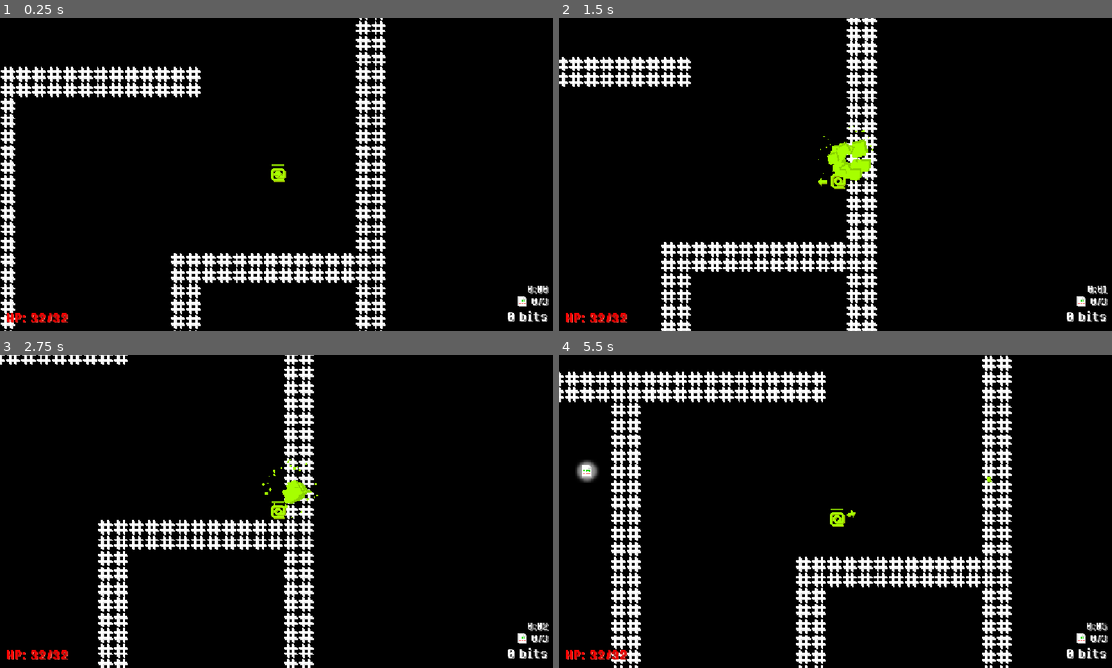
Above: before the commit, frames 1-4 (two rows, left to right).
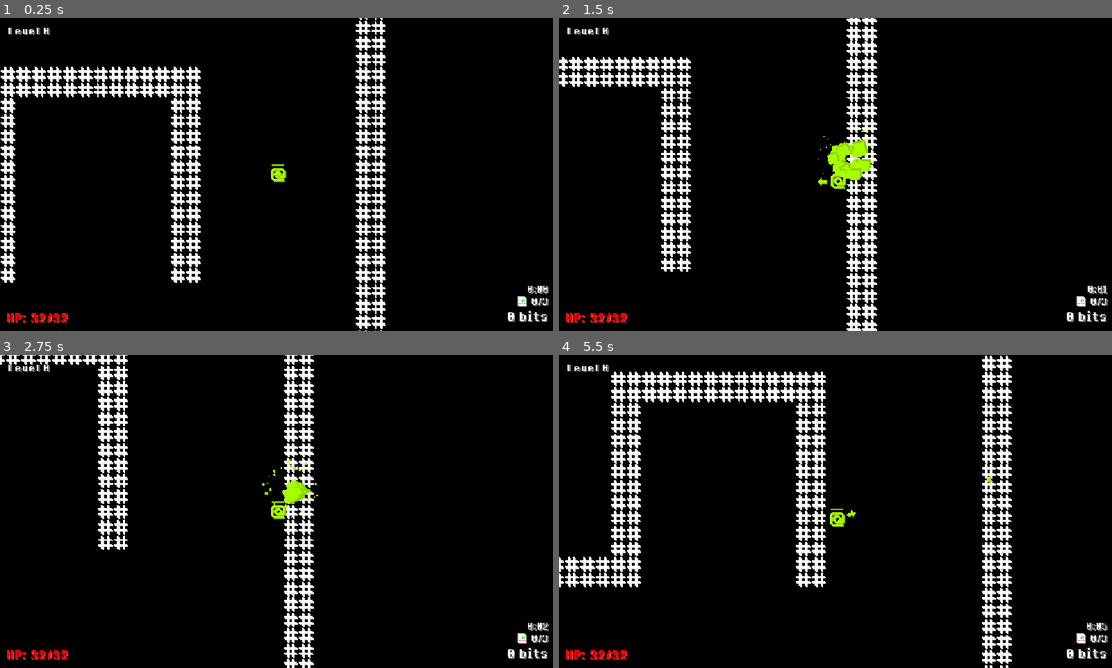
Above: after the commit, the same moments.

Repository: JLi69/codepatch
Game: Godot game, scene res://scenes/main.tscn
The game is run twice, just before and just after one commit, with the same random seed, the same clock (stepped at 60 frames per second) and the same inputs.
Inputs (mouse positions are in pixels of both pictures, inside the frame that each line leads up to):
- Up to frame 1 (0.25 s): no input
- Up to frame 2 (1.5 s): tap Enter at 0.5 s; move the mouse to (957, 158) at 0.52 s; press the mouse at (957, 158) at 0.53 s; hold Right (right) 0.53-1.28 s; move the mouse to (724, 190) at 1.27 s; release the mouse at (724, 190) at 1.28 s; hold Down (down) from 1.28 s (still down); click (724, 190) at 1.35 s
- Up to frame 3 (2.75 s): move the mouse to (331, 442) at 2.02 s; release Down (down) at 2.03 s; press the mouse at (331, 442) at 2.03 s; hold Right (right) from 2.03 s (still down)
- Up to frame 4 (5.5 s): move the mouse to (807, 574) at 2.77 s; release Right (right) at 2.78 s; release the mouse at (807, 574) at 2.78 s; hold Up (up) 2.78-3.53 s; click (807, 574) at 2.85 s; move the mouse to (1001, 558) at 3.52 s; press the mouse at (1001, 558) at 3.53 s; hold Left (left) 3.53-5.03 s; move the mouse to (669, 464) at 4.27 s; release the mouse at (669, 464) at 4.28 s; click (669, 464) at 4.35 s; move the mouse to (863, 511) at 5.02 s; press the mouse at (863, 511) at 5.03 s; hold Down (down) from 5.03 s (still down)

The runs differ from the first frame. In frame 1, 3.7% of the frame differs, in the area x 0-65%, y 3-100%; in frame 2, 3.5%; in frame 3, 4.1%; in frame 4, 5.7%, in the area x 0-77%, y 3-100%.

Commit message:
Started work on the store - TODO: add upgrades.

Diff:
--- a/scenes/hud.tscn
+++ b/scenes/hud.tscn
@@ -5,6 +5,7 @@
 [ext_resource type="FontFile" uid="uid://b3j21gnxq1jn1" path="res://assets/fonts/8BitOperator/8bitOperatorPlus8-Bold.ttf" id="3_5ysmq"]
 [ext_resource type="Texture2D" uid="uid://6wiq7tlmlqa0" path="res://assets/patch_file.png" id="3_6fi6k"]
 [ext_resource type="FontFile" uid="uid://b83lr4reqbm0y" path="res://assets/fonts/8BitOperator/8bitOperatorPlus8-Regular.ttf" id="5_uo2fv"]
+[ext_resource type="PackedScene" uid="uid://deigq21w7yvwe" path="res://scenes/store.tscn" id="6_047uy"]
 
 [node name="HUD" type="Control" unique_id=388640673]
 process_mode = 3
@@ -85,6 +86,47 @@
 theme_override_font_sizes/font_size = 18
 text = "0:00"
 horizontal_alignment = 2
+
+[node name="Survive" type="Label" parent="." unique_id=977598565]
+layout_mode = 1
+anchors_preset = 5
+anchor_left = 0.5
+anchor_right = 0.5
+offset_left = -134.5
+offset_top = 24.0
+offset_right = 134.5
+offset_bottom = 75.0
+grow_horizontal = 2
+theme_override_colors/font_color = Color(1, 0, 0, 1)
+theme_override_colors/font_shadow_color = Color(0.9999897, 0.36780956, 0.30016372, 1)
+theme_override_colors/font_outline_color = Color(0.552962, 1.3596937e-06, 4.813075e-07, 1)
+theme_override_constants/shadow_offset_x = 4
+theme_override_constants/shadow_offset_y = 4
+theme_override_constants/outline_size = 8
+theme_override_fonts/font = ExtResource("2_oo0fn")
+theme_override_font_sizes/font_size = 36
+text = "Survive! 00s"
+horizontal_alignment = 1
+
+[node name="Level" type="Label" parent="." unique_id=583645833]
+layout_mode = 0
+offset_left = 16.0
+offset_top = 11.0
+offset_right = 333.0
+offset_bottom = 72.0
+theme_override_colors/font_shadow_color = Color(0.6296744, 0.6296749, 0.62967455, 1)
+theme_override_colors/font_outline_color = Color(0, 0, 0, 1)
+theme_override_constants/shadow_offset_x = 2
+theme_override_constants/shadow_offset_y = 2
+theme_override_constants/outline_size = 4
+theme_override_fonts/font = ExtResource("2_oo0fn")
+theme_override_font_sizes/font_size = 20
+text = "Level 0
+\"LEVEL NAME\""
+
+[node name="Store" parent="." unique_id=47999927 instance=ExtResource("6_047uy")]
+visible = false
+layout_mode = 1
 
 [node name="GameOver" type="ColorRect" parent="." unique_id=1640683997]
 visible = false
@@ -117,27 +159,6 @@
 horizontal_alignment = 1
 vertical_alignment = 1
 
-[node name="Survive" type="Label" parent="." unique_id=977598565]
-layout_mode = 1
-anchors_preset = 5
-anchor_left = 0.5
-anchor_right = 0.5
-offset_left = -134.5
-offset_top = 24.0
-offset_right = 134.5
-offset_bottom = 75.0
-grow_horizontal = 2
-theme_override_colors/font_color = Color(1, 0, 0, 1)
-theme_override_colors/font_shadow_color = Color(0.9999897, 0.36780956, 0.30016372, 1)
-theme_override_colors/font_outline_color = Color(0.552962, 1.3596937e-06, 4.813075e-07, 1)
-theme_override_constants/shadow_offset_x = 4
-theme_override_constants/shadow_offset_y = 4
-theme_override_constants/outline_size = 8
-theme_override_fonts/font = ExtResource("2_oo0fn")
-theme_override_font_sizes/font_size = 36
-text = "Survive! 00s"
-horizontal_alignment = 1
-
 [node name="Pause" type="ColorRect" parent="." unique_id=287500937]
 visible = false
 layout_mode = 0
--- a/scenes/level.tscn
+++ b/scenes/level.tscn
@@ -30,3 +30,5 @@
 tile_set = SubResource("TileSet_w8frs")
 
 [node name="PlayerSpawn" type="Node2D" parent="." unique_id=2105399267]
+
+[node name="Enemies" type="Node2D" parent="." unique_id=497710911]
--- a/scenes/main.tscn
+++ b/scenes/main.tscn
@@ -7,8 +7,7 @@
 
 [node name="Main" type="Node2D" unique_id=1303435590]
 script = ExtResource("1_sugp2")
-
-[node name="Level" parent="." unique_id=862313325 instance=ExtResource("1_o5qli")]
+level_scene = ExtResource("1_o5qli")
 
 [node name="Player" parent="." unique_id=694122342 instance=ExtResource("2_0wfyh")]
 
--- /dev/null
+++ b/scenes/store.tscn
@@ -0,0 +1,176 @@
+[gd_scene format=3 uid="uid://deigq21w7yvwe"]
+
+[ext_resource type="Script" uid="uid://cqkseo2i0fc25" path="res://scripts/store.gd" id="1_atuvt"]
+[ext_resource type="FontFile" uid="uid://rshi05d6a6ra" path="res://assets/fonts/8BitOperator/8bitOperatorPlus-Bold.ttf" id="1_jmp1n"]
+[ext_resource type="FontFile" uid="uid://b83lr4reqbm0y" path="res://assets/fonts/8BitOperator/8bitOperatorPlus8-Regular.ttf" id="3_codmc"]
+
+[node name="Store" type="Control" unique_id=47999927]
+layout_mode = 3
+anchors_preset = 15
+anchor_right = 1.0
+anchor_bottom = 1.0
+grow_horizontal = 2
+grow_vertical = 2
+script = ExtResource("1_atuvt")
+metadata/_edit_lock_ = true
+
+[node name="Title" type="Label" parent="." unique_id=15424152]
+layout_mode = 1
+anchors_preset = 5
+anchor_left = 0.5
+anchor_right = 0.5
+offset_left = -158.5
+offset_top = 24.0
+offset_right = 158.5
+offset_bottom = 95.0
+grow_horizontal = 2
+theme_override_colors/font_color = Color(0, 1, 0, 1)
+theme_override_colors/font_shadow_color = Color(7.099286e-07, 0.39123017, 0, 1)
+theme_override_colors/font_outline_color = Color(0, 0.65882355, 0, 1)
+theme_override_constants/shadow_offset_x = 4
+theme_override_constants/shadow_offset_y = 4
+theme_override_constants/outline_size = 6
+theme_override_fonts/font = ExtResource("1_jmp1n")
+theme_override_font_sizes/font_size = 50
+text = "$TORE.NET"
+horizontal_alignment = 1
+
+[node name="Buttons" type="VBoxContainer" parent="." unique_id=1724208610]
+layout_mode = 1
+anchors_preset = 8
+anchor_left = 0.5
+anchor_top = 0.5
+anchor_right = 0.5
+anchor_bottom = 0.5
+offset_left = -251.0
+offset_top = -218.0
+offset_right = 251.0
+offset_bottom = 124.0
+grow_horizontal = 2
+grow_vertical = 2
+theme_override_constants/separation = 12
+
+[node name="Upgrade1" type="Button" parent="Buttons" unique_id=435661026]
+custom_minimum_size = Vector2(0, 48)
+layout_mode = 2
+theme_override_colors/font_color = Color(0, 0.5545257, 9.62615e-07, 1)
+theme_override_colors/font_focus_color = Color(0, 1, 0, 1)
+theme_override_colors/font_pressed_color = Color(0, 1, 0, 1)
+theme_override_colors/font_hover_color = Color(0, 1, 0, 1)
+theme_override_colors/font_hover_pressed_color = Color(0, 1, 0, 1)
+theme_override_colors/font_disabled_color = Color(0, 0.2175481, 1.2032687e-07, 1)
+theme_override_fonts/font = ExtResource("3_codmc")
+theme_override_font_sizes/font_size = 25
+text = "UPGRADE1"
+
+[node name="Upgrade2" type="Button" parent="Buttons" unique_id=809246005]
+custom_minimum_size = Vector2(0, 48)
+layout_mode = 2
+theme_override_colors/font_color = Color(0, 0.5545257, 9.62615e-07, 1)
+theme_override_colors/font_focus_color = Color(0, 1, 0, 1)
+theme_override_colors/font_pressed_color = Color(0, 1, 0, 1)
+theme_override_colors/font_hover_color = Color(0, 1, 0, 1)
+theme_override_colors/font_hover_pressed_color = Color(0, 1, 0, 1)
+theme_override_colors/font_disabled_color = Color(0, 0.2175481, 1.2032687e-07, 1)
+theme_override_fonts/font = ExtResource("3_codmc")
+theme_override_font_sizes/font_size = 25
+text = "UPGRADE2"
+
+[node name="Upgrade3" type="Button" parent="Buttons" unique_id=1692492492]
+custom_minimum_size = Vector2(0, 48)
+layout_mode = 2
+theme_override_colors/font_color = Color(0, 0.5545257, 9.62615e-07, 1)
+theme_override_colors/font_focus_color = Color(0, 1, 0, 1)
+theme_override_colors/font_pressed_color = Color(0, 1, 0, 1)
+theme_override_colors/font_hover_color = Color(0, 1, 0, 1)
+theme_override_colors/font_hover_pressed_color = Color(0, 1, 0, 1)
+theme_override_colors/font_disabled_color = Color(0, 0.2175481, 1.2032687e-07, 1)
+theme_override_fonts/font = ExtResource("3_codmc")
+theme_override_font_sizes/font_size = 25
+text = "UPGRADE3"
+
+[node name="BuyHeal" type="Button" parent="Buttons" unique_id=1398076769]
+custom_minimum_size = Vector2(0, 48)
+layout_mode = 2
+theme_override_colors/font_color = Color(0, 0.5545257, 9.62615e-07, 1)
+theme_override_colors/font_focus_color = Color(0, 1, 0, 1)
+theme_override_colors/font_pressed_color = Color(0, 1, 0, 1)
+theme_override_colors/font_hover_color = Color(0, 1, 0, 1)
+theme_override_colors/font_hover_pressed_color = Color(0, 1, 0, 1)
+theme_override_colors/font_disabled_color = Color(0, 0.2175481, 1.2032687e-07, 1)
+theme_override_fonts/font = ExtResource("3_codmc")
+theme_override_font_sizes/font_size = 32
+text = "HEAL 16HP (256 bits)"
+
+[node name="Panel" type="Panel" parent="Buttons" unique_id=607025496]
+modulate = Color(1, 1, 1, 0)
+custom_minimum_size = Vector2(0, 16)
+layout_mode = 2
+
+[node name="Reroll" type="Button" parent="Buttons" unique_id=1869877171]
+custom_minimum_size = Vector2(0, 48)
+layout_mode = 2
+theme_override_colors/font_color = Color(0, 0.5545257, 9.62615e-07, 1)
+theme_override_colors/font_focus_color = Color(0, 1, 0, 1)
+theme_override_colors/font_pressed_color = Color(0, 1, 0, 1)
+theme_override_colors/font_hover_color = Color(0, 1, 0, 1)
+theme_override_colors/font_hover_pressed_color = Color(0, 1, 0, 1)
+theme_override_colors/font_disabled_color = Color(0, 0.2175481, 1.2032687e-07, 1)
+theme_override_fonts/font = ExtResource("3_codmc")
+theme_override_font_sizes/font_size = 32
+text = "REROLL (512 bits)"
+
+[node name="Stats" type="Label" parent="." unique_id=730375299]
+layout_mode = 0
+offset_left = 845.0
+offset_top = 109.0
+offset_right = 1131.0
+offset_bottom = 410.0
+theme_override_colors/font_color = Color(0, 1, 0, 1)
+theme_override_fonts/font = ExtResource("3_codmc")
+theme_override_font_sizes/font_size = 24
+text = "<STATS>"
+
+[node name="NextLevel" type="Button" parent="." unique_id=2116833609]
+custom_minimum_size = Vector2(0, 48)
+layout_mode = 1
+anchors_preset = 7
+anchor_left = 0.5
+anchor_top = 1.0
+anchor_right = 0.5
+anchor_bottom = 1.0
+offset_left = -183.0
+offset_top = -178.0
+offset_right = 183.0
+offset_bottom = -80.0
+grow_horizontal = 2
+grow_vertical = 0
+theme_override_colors/font_color = Color(0, 0.45882353, 0, 1)
+theme_override_colors/font_focus_color = Color(0, 1, 0, 1)
+theme_override_colors/font_pressed_color = Color(0, 1, 0, 1)
+theme_override_colors/font_hover_color = Color(0, 1, 0, 1)
+theme_override_colors/font_hover_pressed_color = Color(0, 1, 0, 1)
+theme_override_fonts/font = ExtResource("3_codmc")
+theme_override_font_sizes/font_size = 28
+text = "> NEXT LEVEL
+\"LEVEL THEME\"
+(+4 MAX HP, HEAL 16HP)"
+
+[node name="WinMsg" type="Label" parent="." unique_id=1802593614]
+layout_mode = 0
+offset_left = 21.0
+offset_top = 109.0
+offset_right = 307.0
+offset_bottom = 305.0
+theme_override_colors/font_color = Color(0, 1, 0, 1)
+theme_override_fonts/font = ExtResource("3_codmc")
+theme_override_font_sizes/font_size = 22
+text = "Congrats on finishing level 7! I guess that means you technically win?
+
+You can keep playing and see how far you can get.
+
+Good luck!"
+autowrap_mode = 2
+
+[connection signal="pressed" from="Buttons/BuyHeal" to="." method="_on_buy_heal_pressed"]
+[connection signal="pressed" from="NextLevel" to="." method="_on_next_level_pressed"]
--- a/scripts/hud.gd
+++ b/scripts/hud.gd
@@ -56,7 +56,16 @@
 		elif $/root/Main/Player.health > 0:
 			hide_game_over()
 
+func set_level(level_num: int, level_theme: String) -> void:
+	if level_theme.is_empty():
+		$Level.text = "Level %d" % level_num
+	else:
+		$Level.text = "Level %d\n\"%s\"" % [ level_num, level_theme ]
+
 func _on_return_pressed() -> void:
 	$Pause.hide()
 	get_tree().paused = false
 	Input.mouse_mode = Input.MOUSE_MODE_CONFINED
+
+func activate_store() -> void:
+	$Store.activate()
--- a/scripts/level.gd
+++ b/scripts/level.gd
@@ -12,6 +12,7 @@
 var corruption_count: int = 0
 var survive_timer: float = 60.0
 var run_survive_timer: bool = false
+var theme: String = ""
 @export var explosion_scene: PackedScene
 @export var patch_file_scene: PackedScene
 
@@ -66,7 +67,7 @@
 
 	var enemy = enemy_scenes[id].instantiate()
 	enemy.global_position = Vector2(tile_pos * tile_sz) + tile_sz / 2.0
-	add_child(enemy)
+	$Enemies.add_child(enemy)
 	return true
 
 func _ready() -> void:
@@ -76,6 +77,7 @@
 	$PlayerSpawn.global_position.x = (float(spawn_room.x) * ROOM_SIZE + ROOM_SIZE / 2.0) * tile_sz.x
 	$PlayerSpawn.global_position.y = (float(spawn_room.y) * ROOM_SIZE + ROOM_SIZE / 2.0) * tile_sz.y
 	generate_level(size, size)
+	print("Generated a %d x %d maze." % [ size, size ])
 	if player:
 		player.global_position = $PlayerSpawn.global_position
 		var camera: Camera2D = $/root/Main/Player/Camera2D
@@ -91,7 +93,7 @@
 	var patch_rooms: Array = []
 	for i in range(3):
 		var index: int = randi() % len(rooms)
-		while index in patch_rooms:
+		while rooms[index] in patch_rooms:
 			index += 1
 			index %= len(rooms)
 		patch_rooms.push_back(rooms[index])
@@ -264,8 +266,26 @@
 		add_child(explosion)
 
 func _process(delta: float) -> void:
+	if survive_timer <= -0.5 and player.health > 0:
+		modulate.r -= delta
+		modulate.g = modulate.r
+		modulate.b = modulate.r
+		player.modulate = modulate
+		if modulate.r <= 0.0:
+			if level_num % 8 == 7:
+				player.add_score(1024)
+			player.hide()
+			var hud: HUD = $/root/Main/UI/HUD
+			hud.activate_store()
+			queue_free()
+		return
+
 	if player.health > 0 and run_survive_timer:
 		survive_timer -= delta
+		if survive_timer <= 0.0:
+			player.can_move = false
+			if get_node_or_null("Enemies"):
+				$Enemies.process_mode = Node.PROCESS_MODE_DISABLED
 
 	# Spawn enemies
 	if player.health > 0:
--- a/scripts/main.gd
+++ b/scripts/main.gd
@@ -1,12 +1,26 @@
 extends Node2D
+
+class_name Main
 
 @onready var camera: Camera2D = $/root/Main/Player/Camera2D
 @onready var player: Player = $/root/Main/Player
 var time: float = 0.0
+var current_level: int = 0
+@export var level_scene: PackedScene
+
+const LEVEL_THEMES: Array[String] = [
+	"VIRUS",
+	"SEGFAULT",
+	"MEMORY LEAK",
+	"OFF-BY-1",
+	"SECURITY BREACH",
+	"C0RRUPT3D",
+]
 
 func _ready() -> void:
 	RenderingServer.set_default_clear_color(Color.BLACK)
 	Input.mouse_mode = Input.MOUSE_MODE_CONFINED
+	load_level()
 
 func get_hud() -> HUD:
 	return $UI/HUD
@@ -18,4 +32,14 @@
 		time += delta
 		$UI/HUD.set_time(time)
 		var level: Level = get_node_or_null("Level")
-		$UI/HUD.set_survive_timer(level.survive_timer, level.run_survive_timer)
+		if level:
+			$UI/HUD.set_survive_timer(level.survive_timer, level.run_survive_timer)
+			$UI/HUD.set_level(current_level, level.theme)
+		else:
+			$UI/HUD.set_survive_timer(0.0, false)
+
+func load_level(level_theme: String = "") -> void:
+	var level: Level = level_scene.instantiate()
+	level.level_num = current_level
+	level.theme = level_theme
+	add_child(level)
--- a/scripts/player.gd
+++ b/scripts/player.gd
@@ -2,20 +2,35 @@
 
 class_name Player
 
+# Default stats
+const DEFAULT_SPEED: float = 96.0
+const DEFAULT_MAX_HEALTH: int = 32
+const DEFAULT_SHOOT_COOLDOWN: float = 0.5
+
 # Stats that can be upgraded
-const DEFAULT_SPEED: float = 96.0
 var speed: float = DEFAULT_SPEED
-var max_health: int = 32
-var shoot_cooldown: float = 0.5
+var max_health: int = DEFAULT_MAX_HEALTH
+var shoot_cooldown: float = DEFAULT_SHOOT_COOLDOWN
+var bullet_count: int = 1
+var bullet_damage: int = 1
+var score_multiplier: float = 1.0
+# In radians
+var bullet_spread: float = deg_to_rad(60.0)
 
 var health: int = max_health
 var score: int = 0
 var patch_files: int = 0
+var can_move: bool = true
 
 @export var explosion_scene: PackedScene
 @onready var hud: HUD = $/root/Main.get_hud()
 
 func _process(_delta: float) -> void:
+	hud.set_hp(health, max_health)
+	hud.set_score(score)
+	hud.set_patch_files(patch_files)
+	$Healthbar.update_bar(health, max_health)
+
 	if !visible:
 		velocity = Vector2.ZERO
 		return
@@ -41,11 +56,6 @@
 					health = 0
 					break
 
-	hud.set_hp(health, max_health)
-	hud.set_score(score)
-	hud.set_patch_files(patch_files)
-	$Healthbar.update_bar(health, max_health)
-
 	velocity = Vector2.ZERO
 
 	# Movement
@@ -59,10 +69,13 @@
 	if Input.is_action_pressed("right"):
 		velocity.x += 1.0
 
+	if !can_move:
+		velocity = Vector2.ZERO
+
 	velocity = velocity.normalized() * speed
 
 func add_score(amt: int) -> void:
-	score += amt
+	score += ceili(amt * score_multiplier)
 
 func _physics_process(_delta: float) -> void:
 	move_and_slide()
@@ -74,6 +87,9 @@
 		floori(global_position.y / level.tile_sz.y)
 	)
 
+func heal(amt: int) -> void:
+	health = min(max_health, health + amt)
+
 func _on_bullet_hitbox_area_entered(area: Area2D) -> void:
 	if health <= 0:
 		return
--- a/scripts/player_gun.gd
+++ b/scripts/player_gun.gd
@@ -17,7 +17,7 @@
 		scale.y = -size
 
 func _process(delta: float) -> void:
-	if player.health <= 0:
+	if player.health <= 0 or !player.can_move:
 		return
 
 	update_transform()
--- /dev/null
+++ b/scripts/store.gd
@@ -0,0 +1,70 @@
+extends Control
+
+@onready var player: Player = $/root/Main/Player
+@onready var main: Main = $/root/Main
+
+const HEAL_COST: int = 256
+const DEFAULT_REROLL_COST: int = 512
+var reroll_cost: int = 512
+var level_theme: String = ""
+
+func setup_stats() -> void:
+	$Stats.text = "<STATS>\n\n"
+	$Stats.text += "MAX HP: %d\n" % player.max_health
+	$Stats.text += "SPEED: x%.3f\n" % (player.speed / player.DEFAULT_SPEED)
+	$Stats.text += "SHOOT DELAY: %dms\n" % int(player.shoot_cooldown * 1000.0)
+	$Stats.text += "BULLET COUNT: %d\n" % player.bullet_count
+	$Stats.text += "BULLET SPREAD: %ddeg\n" % roundi(rad_to_deg(player.bullet_spread))
+	$Stats.text += "BULLET DAMAGE: %d\n" % player.bullet_damage
+	$Stats.text += "BIT MULT: x%.3f\n" % player.score_multiplier
+
+func setup_buy_heal() -> void:
+	$Buttons/BuyHeal.disabled = player.score < HEAL_COST or player.health >= player.max_health
+
+func setup_reroll() -> void:
+	$Buttons/Reroll.disabled = player.score < reroll_cost
+
+func setup_next_level() -> void:
+	$NextLevel.text = """> NEXT LEVEL
+"%s"
+(+4 MAX HP, HEAL 16 HP)
+""" % level_theme
+
+func activate() -> void:
+	show()
+	modulate = Color.BLACK
+
+	setup_stats()
+	setup_buy_heal()
+	setup_reroll()
+	level_theme = Main.LEVEL_THEMES[randi() % len(Main.LEVEL_THEMES)]
+	setup_next_level()
+
+	if main.current_level == 7:
+		$WinMsg.show()
+	else:
+		$WinMsg.hide()
+
+func _process(delta: float) -> void:
+	modulate.r = min(modulate.r + delta, 1.0)
+	modulate.g = modulate.r
+	modulate.b = modulate.r
+
+func _on_buy_heal_pressed() -> void:
+	if player.score < HEAL_COST or player.health >= player.max_health:
+		return
+	player.score -= HEAL_COST
+	player.heal(16)
+	setup_buy_heal()
+
+func _on_next_level_pressed() -> void:
+	player.max_health += 4
+	player.health += 4
+	player.heal(16)
+	player.can_move = true
+	player.modulate = Color.WHITE
+	player.show()
+	player.patch_files = 0
+	main.current_level += 1
+	main.load_level(level_theme)
+	hide()
Not shown, added: scripts/store.gd.uid
